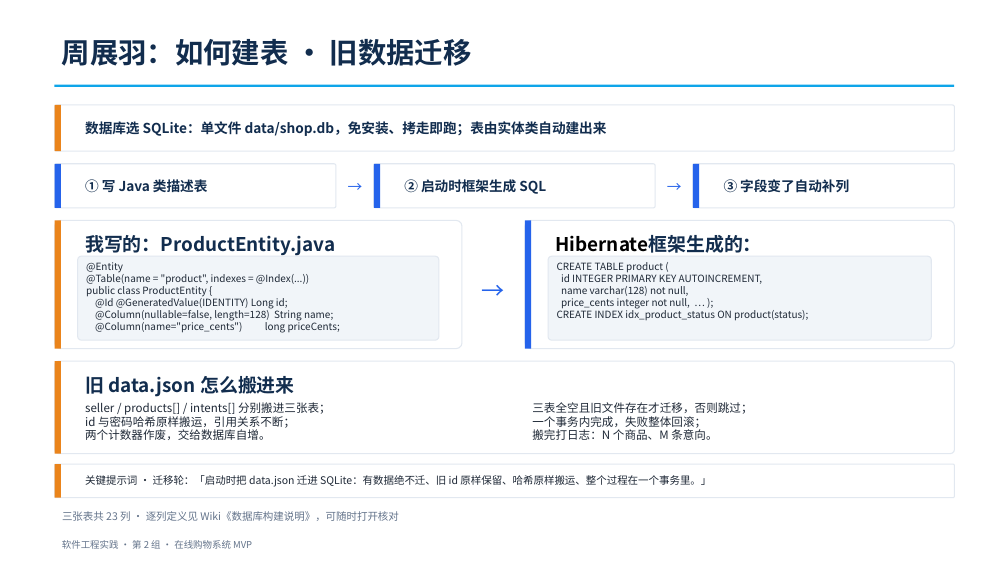
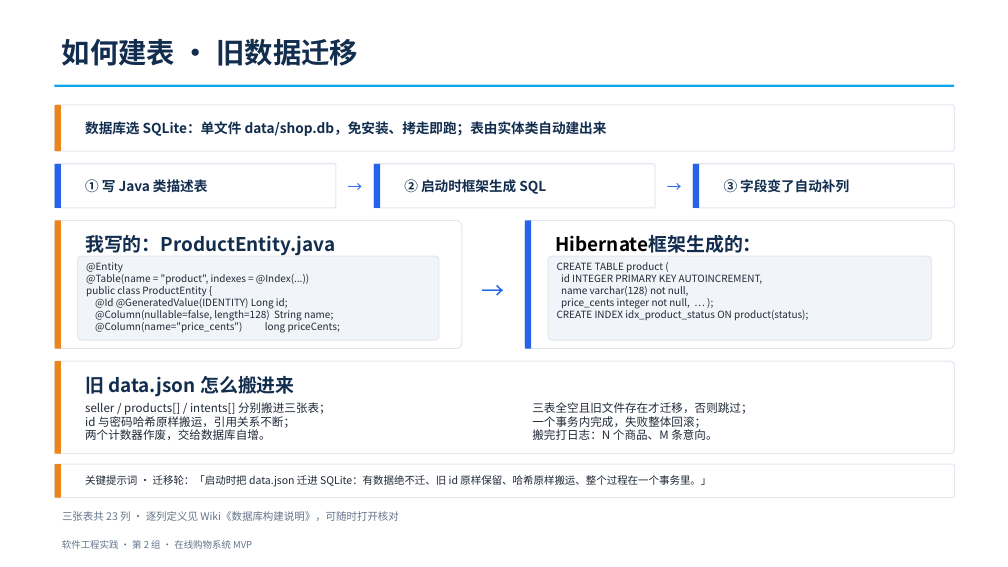
Before and after one commit to hds556/se-course-project, a slide deck: slide 16 of ppt/第二次阶段性评审-在线购物系统.pptx. Drawn at 1008x567 pixels with LibreOffice and Linux fonts; fonts in the diff are those of the drawing. Boxes give left, top, right and bottom in pixels: in the first picture for what was removed or moved away, otherwise in the second. Text is boxed around its words. In the diff, an @@ line names an element or a change of style, - is before the commit and + after.

```diff
--- a/ppt/第二次阶段性评审-在线购物系统.pptx
+++ b/ppt/第二次阶段性评审-在线购物系统.pptx
@@ text at (62, 39, 358, 66): text changed @@
-周展羽：如何建表 · 旧数据迁移
+如何建表 · 旧数据迁移
```
Also in this commit, not shown: 2 other slides changed.
